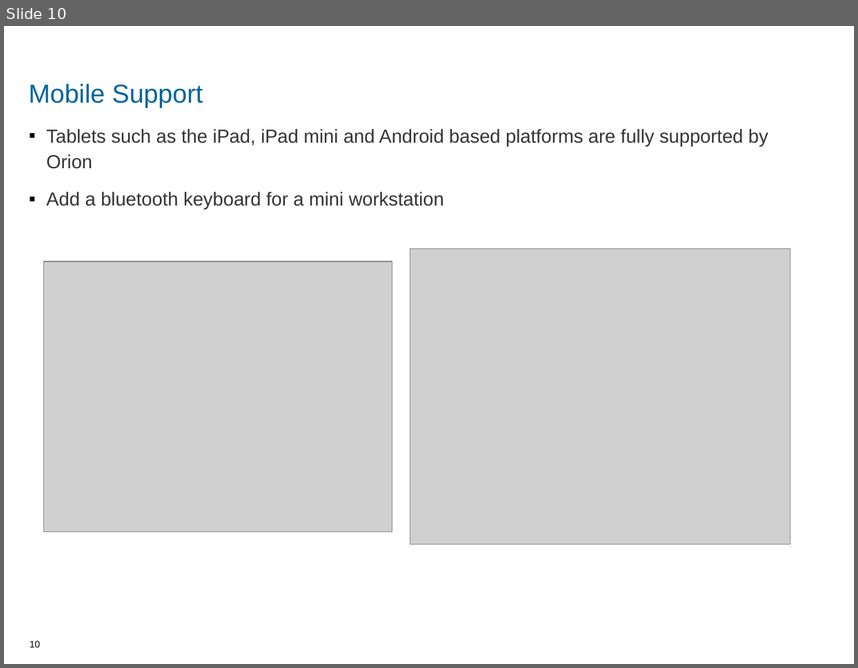
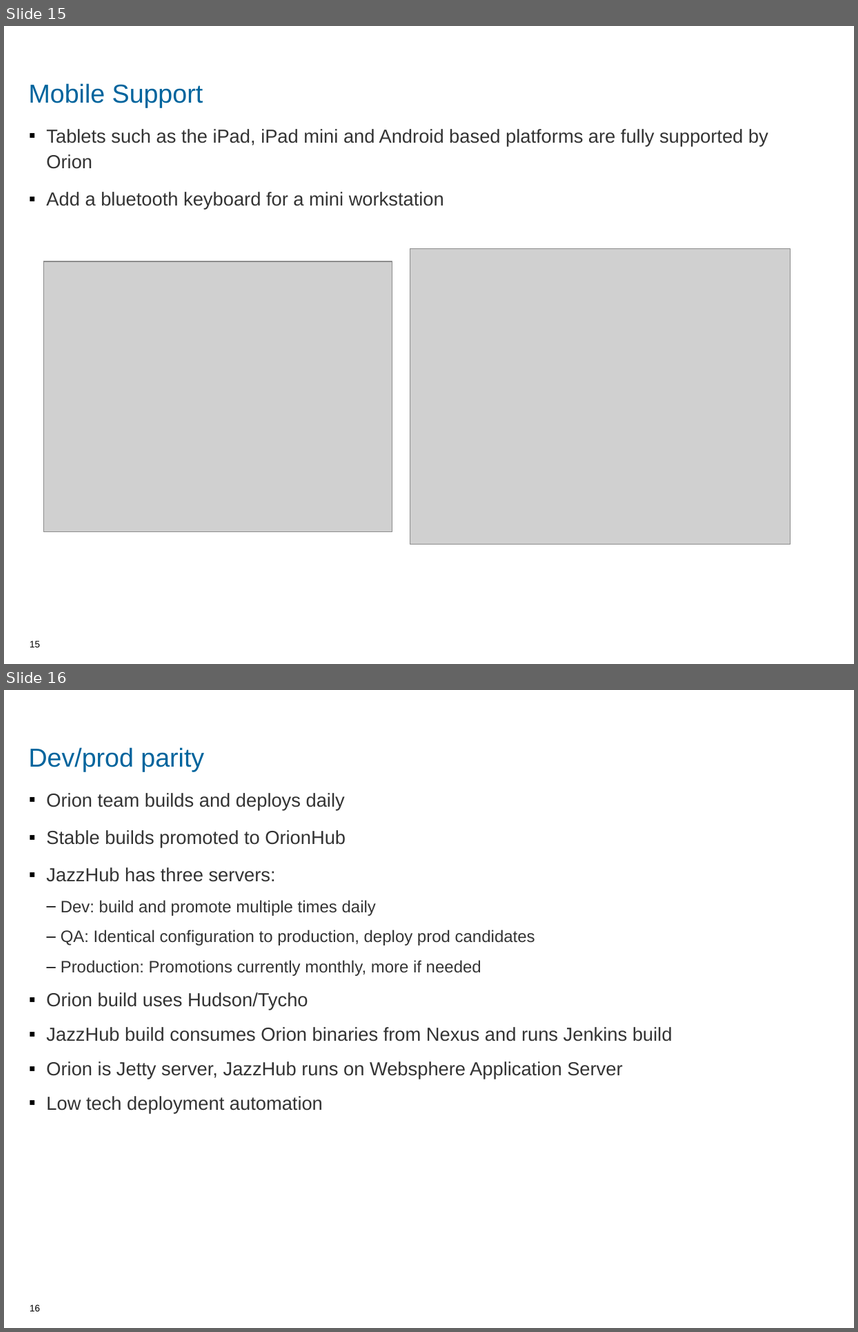
Before and after one commit to jarthorn/e4rover, a slide deck: eclipseconeurope2013/jazzhub-orion.odp. Shown one above the other, each under a label of ours: slide 10 before the commit, slides 15 and 16 after it. The pictures are 858x668 and 858x1332 pixels, drawn with LibreOffice and Linux fonts; fonts in the diff are those of the drawing; grey boxes stand for pictures; background and template pictures are left out. Boxes give left, top, right and bottom in pixels: in the first picture for what was removed or moved away, otherwise in the second. Text is boxed around its words. In the diff, an @@ line names an element or a change of style, - is before the commit and + after.

```diff
--- a/eclipseconeurope2013/jazzhub-orion.odp
+++ b/eclipseconeurope2013/jazzhub-orion.odp
@@ slide 16 added at box(4, 690, 854, 1328), background #FFFFFF @@
@@ title added at box(29, 747, 204, 772), 22 pt, text #00649D @@
+Dev/prod parity
@@ text added at box(46, 793, 673, 1114), 16 pt, text #333333 @@
+▪ Orion team builds and deploys daily
+▪ Stable builds promoted to OrionHub
+▪ JazzHub has three servers:
+  – Dev: build and promote multiple times daily
+  – QA: Identical configuration to production, deploy prod candidates
+  – Production: Promotions currently monthly, more if needed
+▪ Orion build uses Hudson/Tycho
+▪ JazzHub build consumes Orion binaries from Nexus and runs Jenkins build
+▪ Orion is Jetty server, JazzHub runs on Websphere Application Server
+▪ Low tech deployment automation
@@ page number added at box(30, 1304, 40, 1311), 8 pt, text #000000 @@
+16
@@ what was slide 10 is now slide 15 @@
@@ page number at box(30, 640, 40, 647): text changed @@
-10
+15
```
Also in this commit, not shown: 3 slides changed, 5 other slides added, 2 slides removed.
